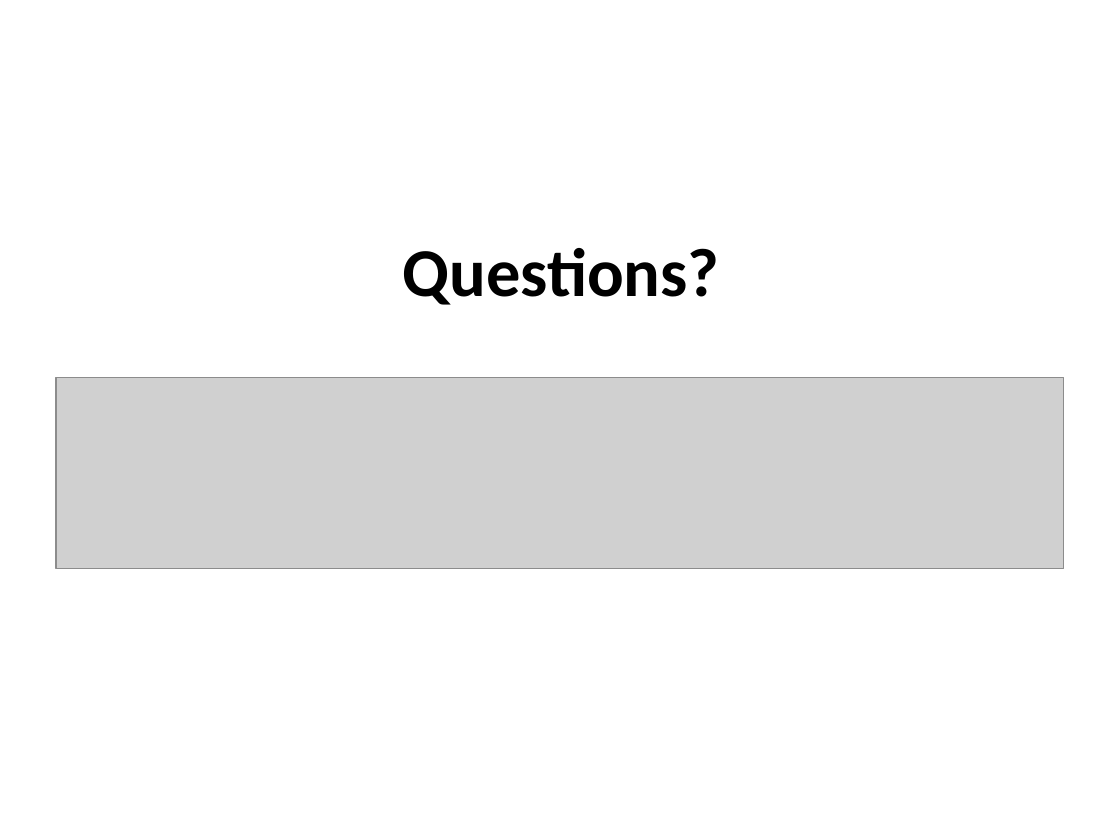
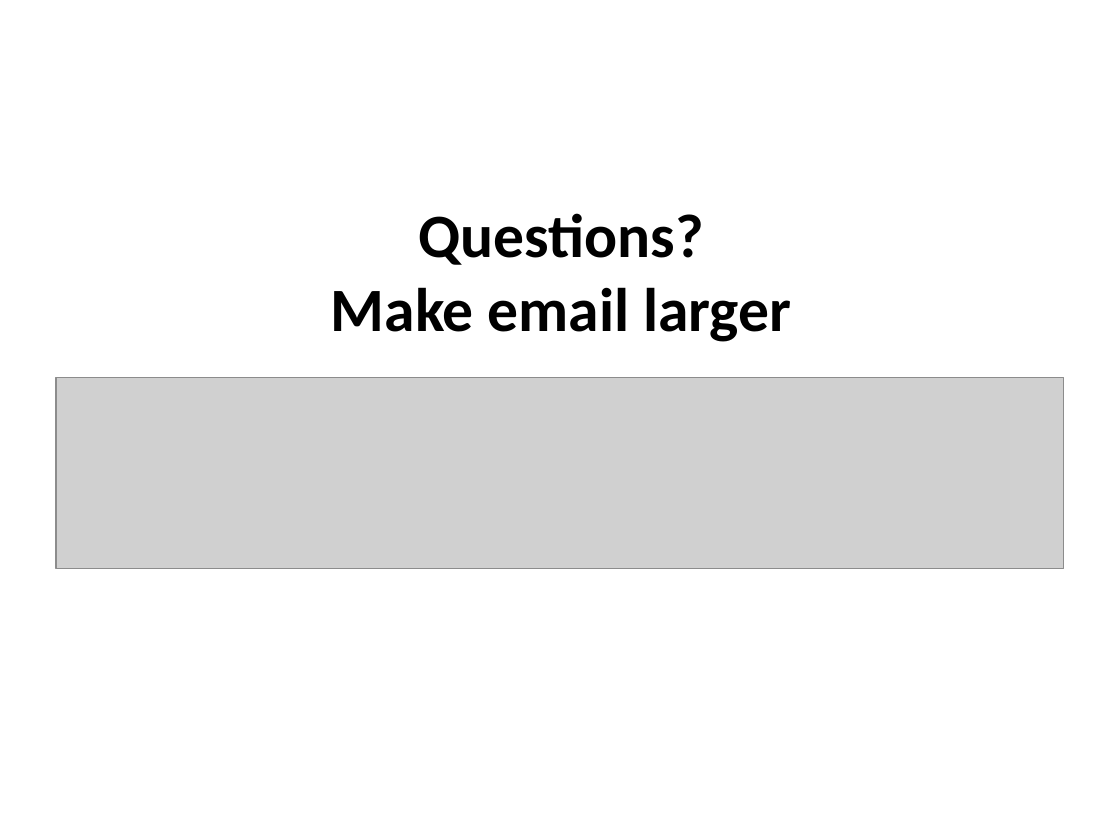
Before and after one commit to Hankli/VirtualEnvironments-Project, a slide deck: slide 13 of Documents/Presentations/Final Presentation.pptx. Drawn at 1120x840 pixels with LibreOffice and Linux fonts; fonts in the diff are those of the drawing; grey boxes stand for pictures; background and template pictures are left out. Boxes give left, top, right and bottom in pixels: in the first picture for what was removed or moved away, otherwise in the second. Text is boxed around its words. In the diff, an @@ line names an element or a change of style, - is before the commit and + after.

```diff
--- a/Documents/Presentations/Final Presentation.pptx
+++ b/Documents/Presentations/Final Presentation.pptx
@@ title at <box>331,213,791,342</box>: text changed; size 44 to 39.6 pt @@
-Questions?
+Questions?
+Make email larger
```
Also in this commit, not shown: 7 other slides changed.
